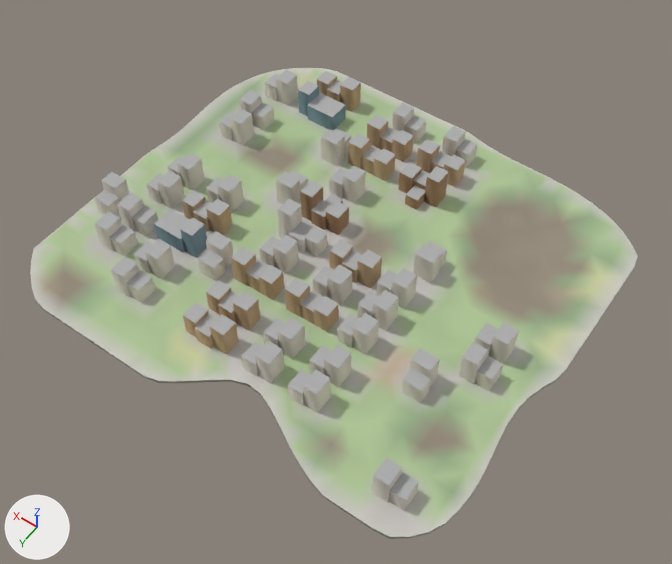
Two versions of the glTF model godot_project/remake/sky/islands/SKY-011.lod1.glb, one commit apart.
Both versions are drawn from a camera (50 mm lens) standing at (-195.0, 275.0, 398.0) and looking at (-4.0, 8.0, -23.0). The axes (+X, +Y, +Z) are drawn at lower left. The lights are the same throughout. The older version comes first.

Before the edit, the objects in view are built like this:
```python
me_buildings = bpy.data.meshes.new('buildings')
me_buildings.from_pydata(...)  # 850 vertices, 1070 faces; spans x -116.0..128.0, y -105.0..112.0, z 0.0..24.0
me_buildings.materials.append(mat_sky_lod_bldg)
me_deck = bpy.data.meshes.new('deck')
me_deck.from_pydata(...)  # 541 vertices, 970 faces; spans x -141.0..136.0, y -122.0..127.0, z -4.0..0.0
me_deck.materials.append(mat_sky_deck)
me_rock = bpy.data.meshes.new('rock')
me_rock.from_pydata(...)  # 388 vertices, 664 faces; spans x -141.0..136.0, y -122.0..127.0, z -72.0..0.0
me_rock.materials.append(mat_sky_rock)
ob_buildings = bpy.data.objects.new('buildings', me_buildings)
ob_buildings.location = (0.0, 0.0, 0.0)
ob_deck = bpy.data.objects.new('deck', me_deck)
ob_deck.location = (0.0, 0.0, 0.0)
ob_rock = bpy.data.objects.new('rock', me_rock)
ob_rock.location = (0.0, 0.0, 0.0)
```
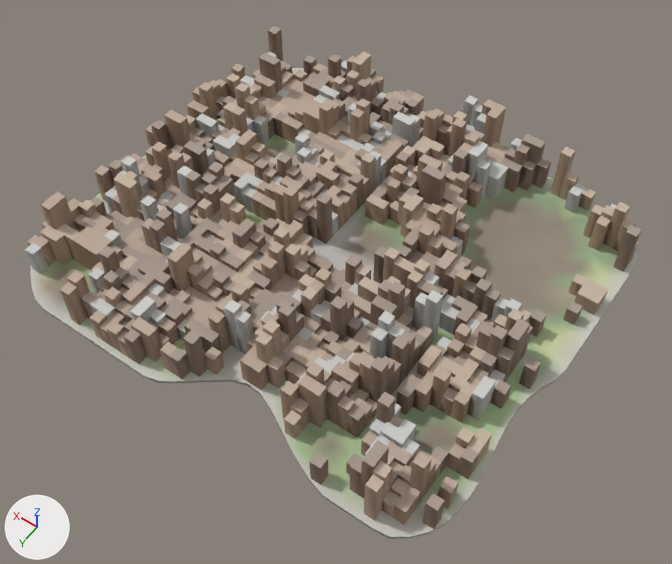
Changed parts and their boxes [x1, y1, x2, y2] in the pictures (672 x 564 px):
'warren_hull', added (beige): after [25, 26, 641, 529]
'buildings', deleted: before [94, 70, 519, 510]
'deck', unchanged, covered by the edit: [30, 68, 638, 537] in both

The edits, one by one:
Mesh me_warren_hull is new.
It has 4238 vertices, 8710 faces and spans x -138.0..132.0, y -117.0..123.0, z 0.0..36.0.
It uses material mat_sky_lod_bldg.
Object 'buildings' (ob_buildings) is deleted.
Object 'warren_hull' (ob_warren_hull) is new; it shows me_warren_hull.
Its location is (0.0, 0.0, 0.0).
